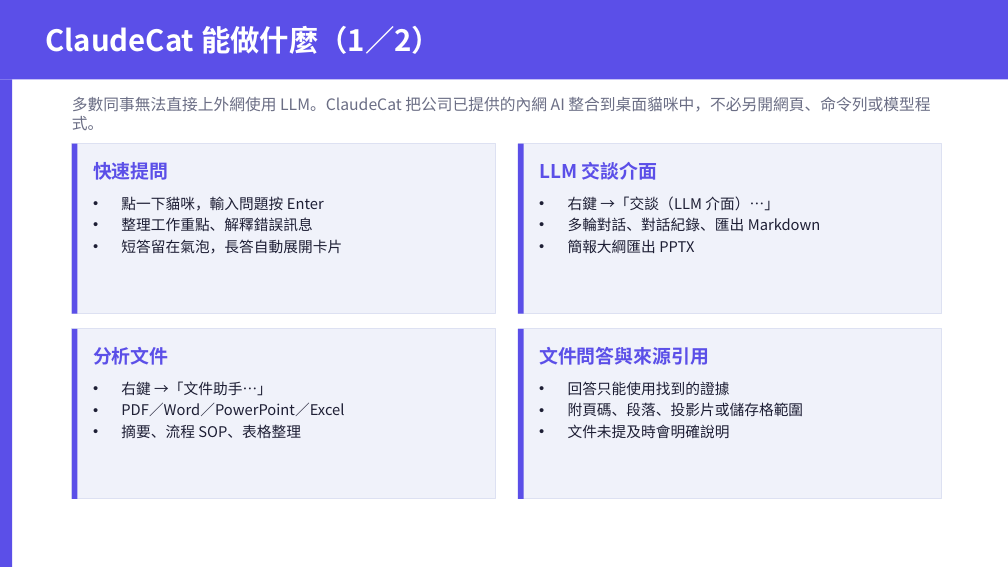
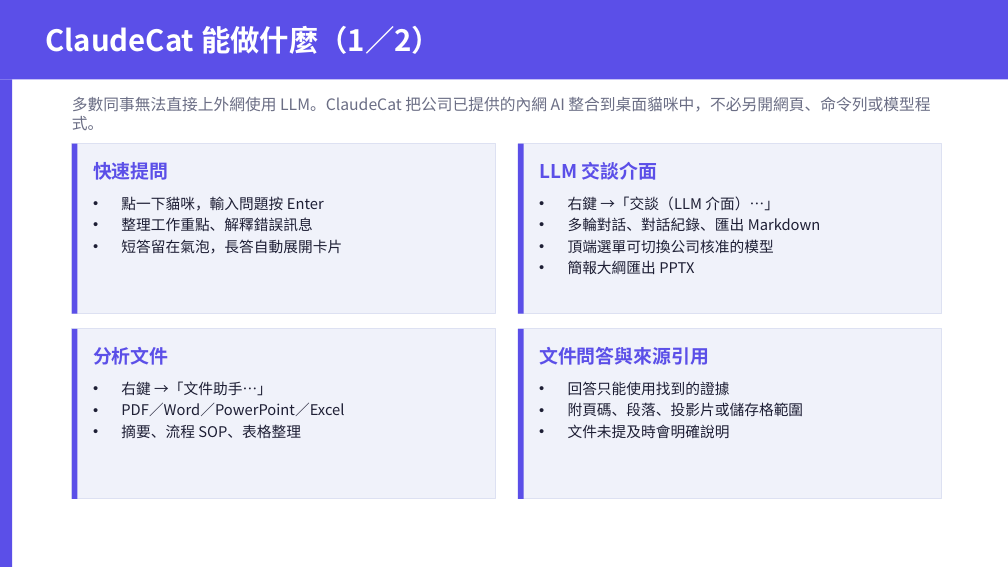
Before and after one commit to tototal999/cat_calude, a slide deck: slide 2 of 使用者SOP_投影版.pptx. Drawn at 1008x567 pixels with LibreOffice and Linux fonts; fonts in the diff are those of the drawing. Boxes give left, top, right and bottom in pixels: in the first picture for what was removed or moved away, otherwise in the second. Text is boxed around its words. In the diff, an @@ line names an element or a change of style, - is before the commit and + after.

```diff
--- a/使用者SOP_投影版.pptx
+++ b/使用者SOP_投影版.pptx
@@ text at bbox=[568, 239, 774, 253]: paragraph added @@
+• 頂端選單可切換公司核准的模型
```
Also in this commit, not shown: 2 other slides changed, 1 slide added, 1 slide removed, 20 other files.
